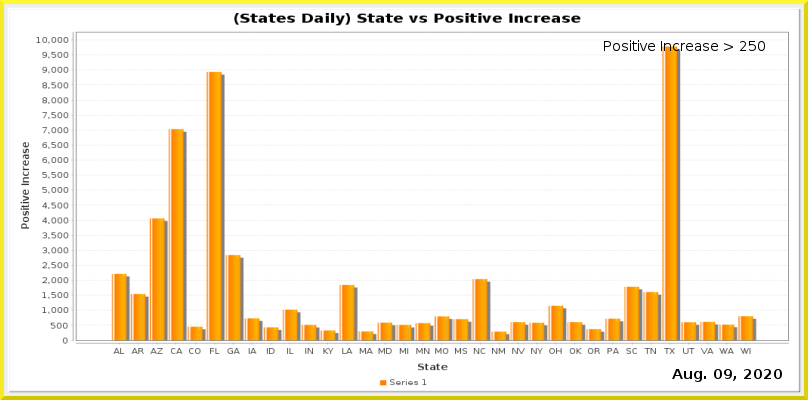
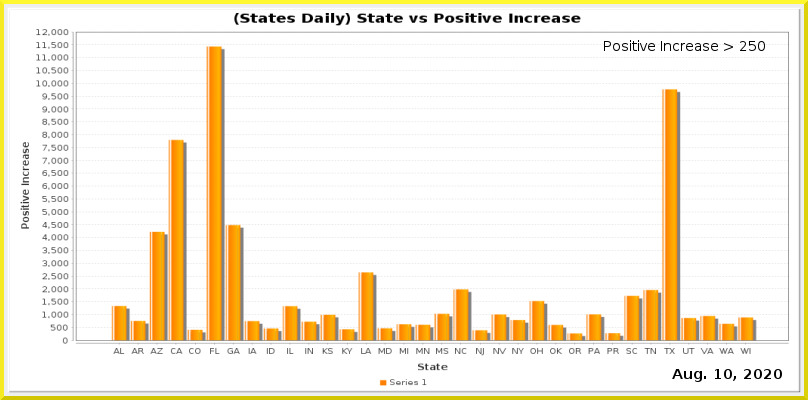
Layer changes from the first 808 × 400 image to the second:
painted on "Current Date" over [714, 369, 732, 379]
painted on "Date_vs_TestIncrease.png" over [36, 29, 789, 356]
